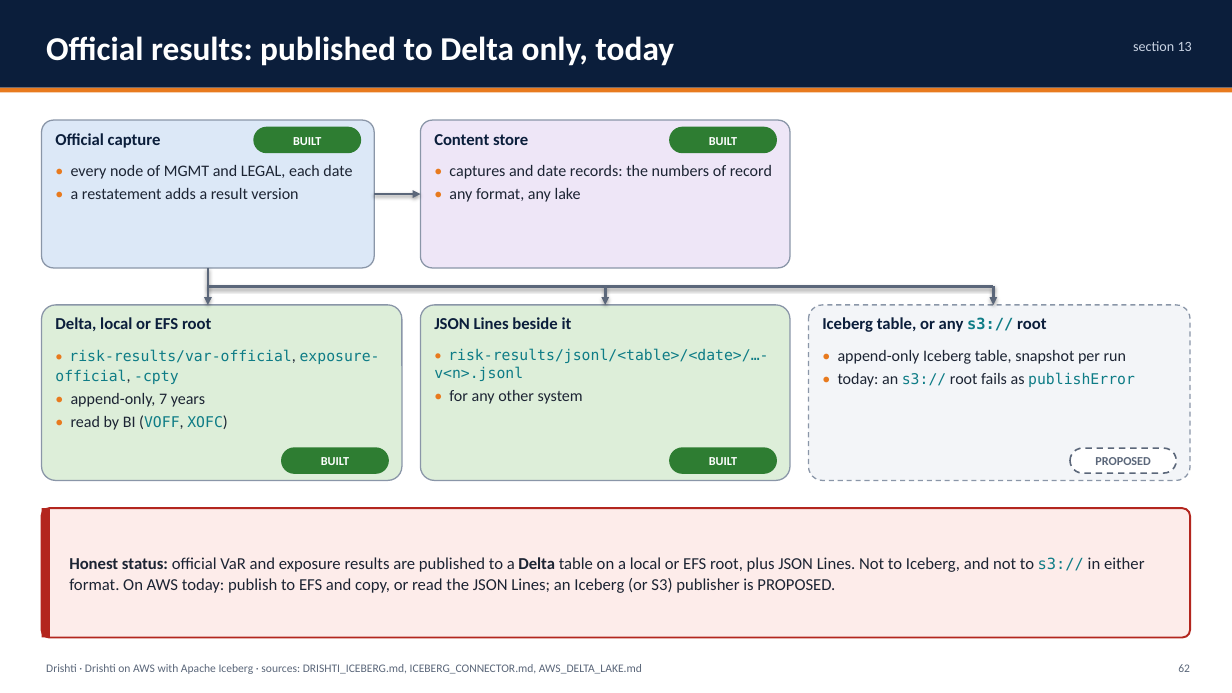
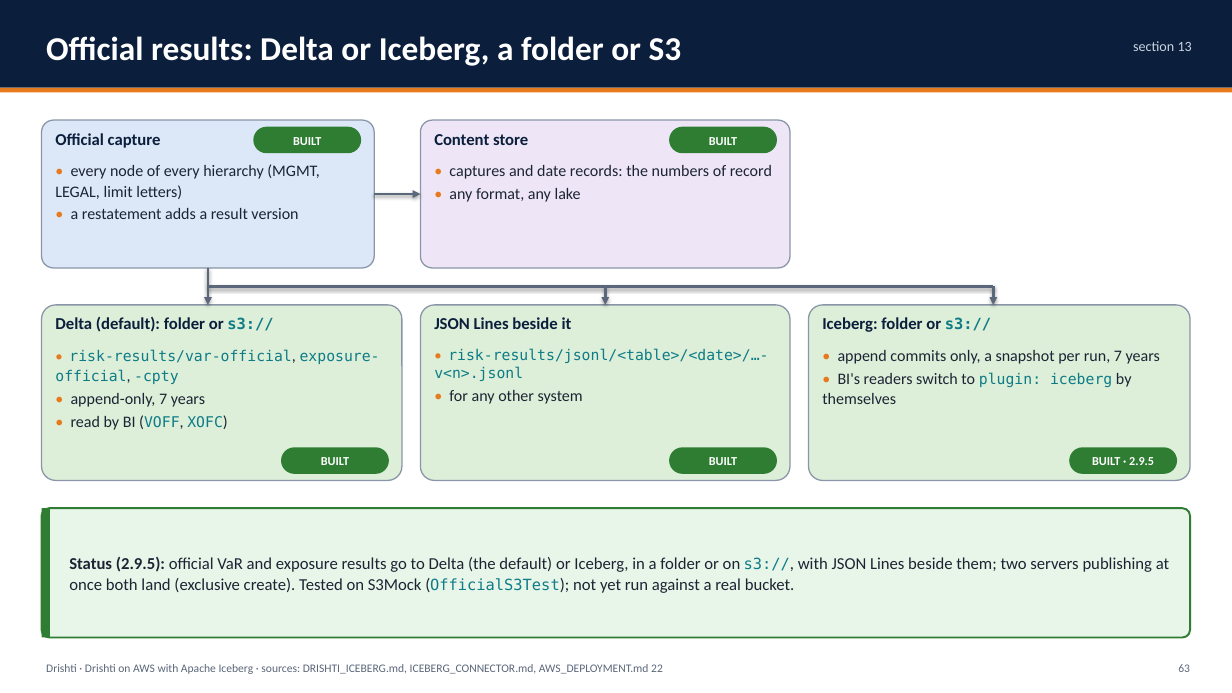
Before and after one commit to ajsinha/drishti, a slide deck: slide 63 of docs/publications/Drishti-AWS-Iceberg.pptx (slide 62 before the commit). Drawn at 1232x693 pixels with LibreOffice and Linux fonts; fonts in the diff are those of the drawing. Boxes give left, top, right and bottom in pixels: in the first picture for what was removed or moved away, otherwise in the second. Text is boxed around its words. In the diff, an @@ line names an element or a change of style, - is before the commit and + after.

Commit message:
Decks for 2.9.5: VaR (34), AWS + Iceberg (78), Design and Evidence (74), AWS + Delta Lake (105): hierarchies and limit letters, Iceberg for VaR and exposure, official results to Delta or Iceberg on S3, airtight connector upgrades and the Delta = Iceberg evidence as built; the 2.9.6 roadmap

```diff
--- a/docs/publications/Drishti-AWS-Iceberg.pptx
+++ b/docs/publications/Drishti-AWS-Iceberg.pptx
@@ text at [46,36,682,66]: text changed @@
-Official results: published to Delta only, today
+Official results: Delta or Iceberg, a folder or S3
@@ text at [55,164,319,199]: text changed @@
-• every node of MGMT and LEGAL, each date
+• every node of every hierarchy (MGMT, LEGAL, limit letters)
@@ arrow (994, 287) - (994, 305): stroke #5B677A 2 pt dashed to #5B677A 2 pt @@
@@ text at [55,317,273,332]: text changed @@
-Delta, local or EFS root
+Delta (default): folder or s3://
@@ rounded rectangle at [809,305,1190,481]: fill #F3F5F8 to #DDEED9; outline #8A96A8 1 pt dashed to #8A96A8 1 pt @@
@@ text at [822,317,991,332]: text changed @@
-Iceberg table, or any s3:// root
+Iceberg: folder or s3://
@@ text at [822,350,1160,404]: text changed @@
-• append-only Iceberg table, snapshot per run
-• today: an s3:// root fails as publishError
+• append commits only, a snapshot per run, 7 years
+• BI's readers switch to plugin: iceberg by themselves
@@ rounded rectangle "BUILT · 2.9.5" at [1070,448,1177,473]: fill #FFFFFF to #2E7D32; outline #5B677A 1.25 pt dashed to #2E7D32 1.25 pt @@
@@ text in rounded rectangle at [1092,457,1154,465]: text changed; text colour #5B677A to #FFFFFF @@
-PROPOSED
+BUILT · 2.9.5
@@ rounded rectangle at [42,508,1190,638]: fill #FDECEA to #E8F5E9; outline #B3261E 1.5 pt to #2E7D32 1.5 pt @@
@@ rectangle at [42,508,50,638]: fill #B3261E to #2E7D32 @@
@@ text at [69,557,1169,593]: text changed @@
-Honest status: official VaR and exposure results are published to a Delta table on a local or EFS root, plus JSON Lines. Not to Iceberg, and not to s3:// in either format. On AWS today: publish to EFS and copy, or read the JSON Lines; an Iceberg (or S3) publisher is PROPOSED.
+Status (2.9.5): official VaR and exposure results go to Delta (the default) or Iceberg, in a folder or on s3://, with JSON Lines beside them; two servers publishing at once both land (exclusive create). Tested on S3Mock (OfficialS3Test); not yet run against a real bucket.
@@ text at [46,664,663,674]: text changed @@
-Drishti · Drishti on AWS with Apache Iceberg · sources: DRISHTI_ICEBERG.md, ICEBERG_CONNECTOR.md, AWS_DELTA_LAKE.md
+Drishti · Drishti on AWS with Apache Iceberg · sources: DRISHTI_ICEBERG.md, ICEBERG_CONNECTOR.md, AWS_DEPLOYMENT.md 22
```
Also in this commit, not shown: 63 other slides changed, 1 slide added, 7 other files.
